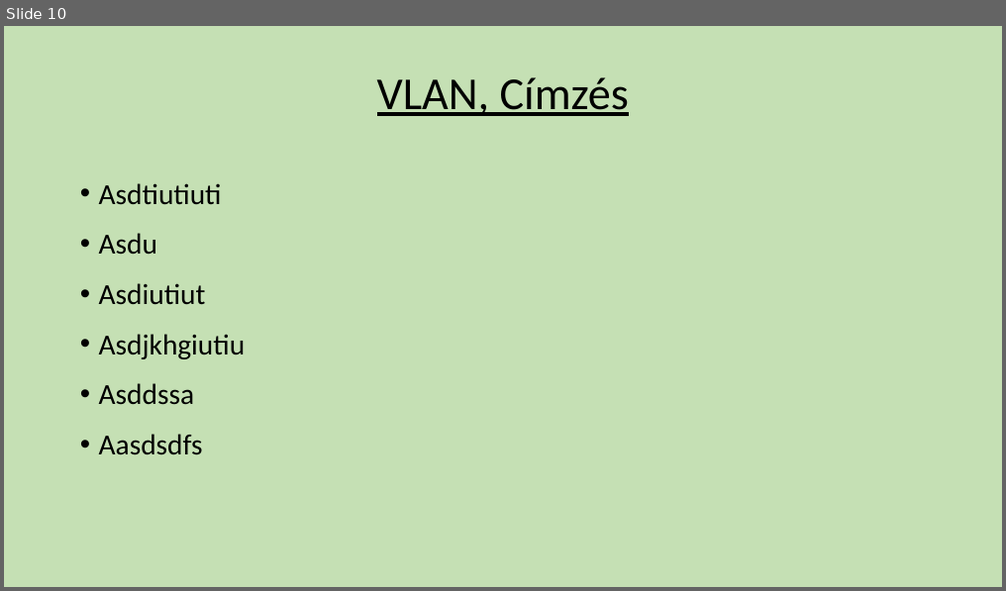
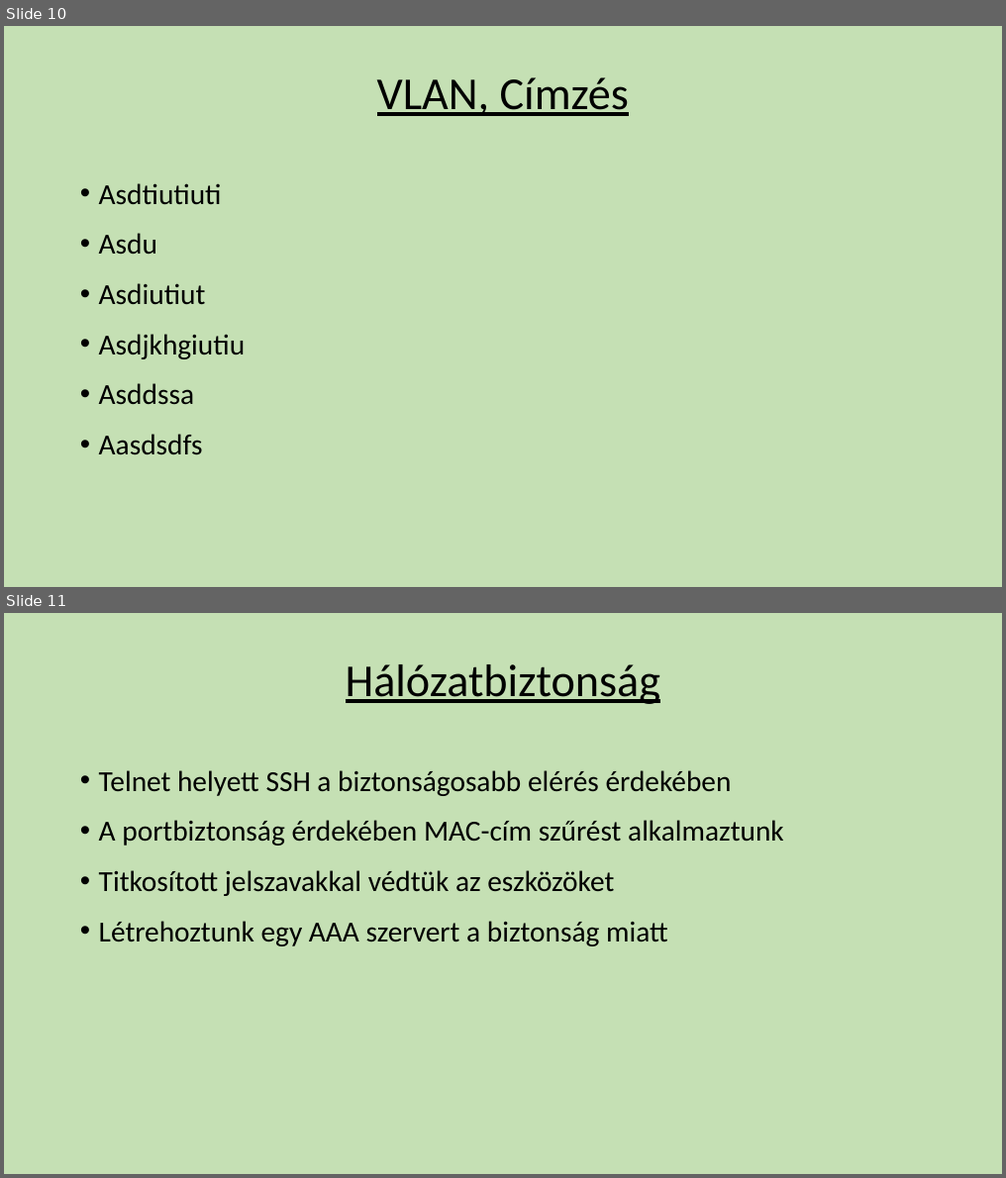
Before and after one commit to GyurosAdam/Niganyok, a slide deck: Hálózati Prezentáció.pptx. Shown one above the other, each under a label of ours: slide 10 before the commit, slides 10 and 11 after it. The pictures are 1006x591 and 1006x1178 pixels, drawn with LibreOffice and Linux fonts; fonts in the diff are those of the drawing; background and template pictures are left out. Boxes give left, top, right and bottom in pixels: in the first picture for what was removed or moved away, otherwise in the second. Text is boxed around its words. In the diff, an @@ line names an element or a change of style, - is before the commit and + after.

```diff
--- a/Hálózati Prezentáció.pptx
+++ b/Hálózati Prezentáció.pptx
@@ slide 11 added at box(4, 613, 1002, 1174), background #E2F0D9 @@
@@ rounded rectangle added at box(4, 613, 1002, 1174), fill #C5E0B4, outline #C5E0B4 1 pt @@
@@ title added at box(346, 664, 661, 704), 44 pt, text #000000, underline @@
+Hálózatbiztonság
@@ text added at box(99, 770, 784, 947), 28 pt, text #000000 @@
+• Telnet helyett SSH a biztonságosabb elérés érdekében
+• A portbiztonság érdekében MAC-cím szűrést alkalmaztunk
+• Titkosított jelszavakkal védtük az eszközöket
+• Létrehoztunk egy AAA szervert a biztonság miatt
```
Also in this commit, not shown: 3 slides changed, 4 other files.
